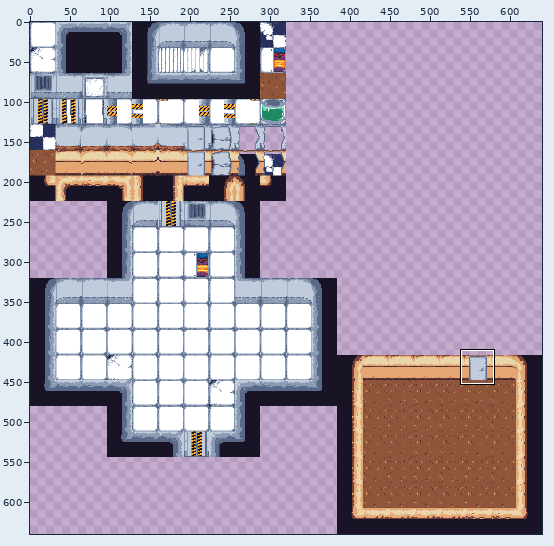
Pixel-art file: Assets/Textures/VFX/room test.aseprite. Above, an overview of the earlier version with the close-up marked.
Close-up. First the earlier version:
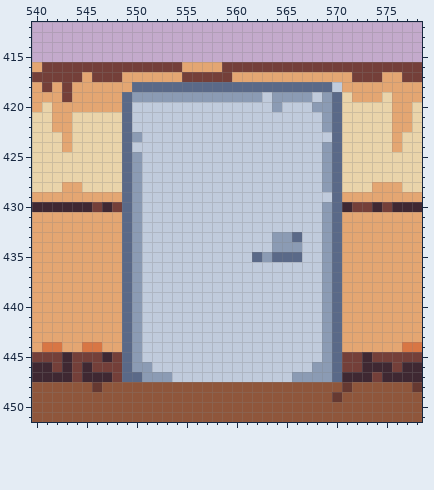
640x640 pixels, 1 frame. Shown: x 540..578, y 412..451. The commit also changed other parts of the picture, which this record leaves out.
Once edited:
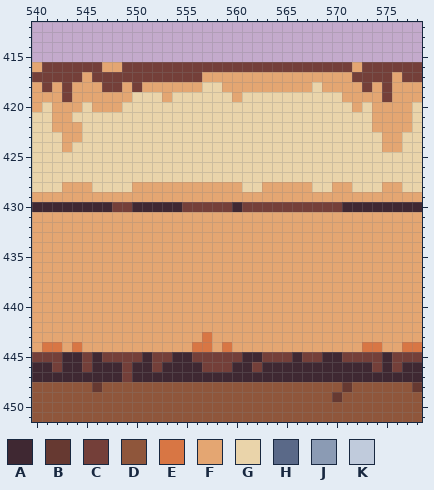
Palette (. is transparent): A #3f2832  B #663931  C #743f39  D #8f563b  E #d87644  F #e4a672  G #ead4aa  H #5a6988  J #8b9bb4  K #c0cbdc
Edits made:
Changed rows in their new state; - is an unchanged pixel.
first column x 544:
416 ---FF------CCCC-------------F---
417 -----CCCCCC--FFF---------------C
418 ---CC-CFFFFFFGGFFFFFFFFFGFF--C-C
419 -----FGGGFGGGGGGFGGGGGGGGGGF---C
420 -G---GGGGGGGGGGGGGGGGGGGGGG-F-FF
421 -----GGGGGGGGGGGGGGGGGGGGGG---FF
422 F----GGGGGGGGGGGGGGGGGGGGGG---FF
423 F----GGGGGGGGGGGGGGGGGGGGGG----F
424 -----GGGGGGGGGGGGGGGGGGGGGG----F
425 -----GGGGGGGGGGGGGGGGGGGGGG-----
426 -----GGGGGGGGGGGGGGGGGGGGGG-----
427 -----GGGGGGGGGGGGGGGGGGGGGG-----
428 -F---GFFFFFFFFFFFGGFFFFFGGFF--G-
429 -----FFFFFFFFFFFFFFFFFFFFFF-----
430 --A--CAAAAACCCCCACCCCCCCCCC-AA-A
431 -----FFFFFFFFFFFFFFFFFFFFFF-----
432 -----FFFFFFFFFFFFFFFFFFFFFF-----
433 -----FFFFFFFFFFFFFFFFFFFFFF-----
434 -----FFFFFFFFFFFFFFFFFFFFFF-----
435 -----FFFFFFFFFFFFFFFFFFFFFF-----
436 -----FFFFFFFFFFFFFFFFFFFFFF-----
437 -----FFFFFFFFFFFFFFFFFFFFFF-----
438 -----FFFFFFFFFFFFFFFFFFFFFF-----
439 -----FFFFFFFFFFFFFFFFFFFFFF-----
440 -----FFFFFFFFFFFFFFFFFFFFFF-----
441 -----FFFFFFFFFFFFFFFFFFFFFF-----
442 -----FFFFFFFFFFFFFFFFFFFFFF-----
443 -----FFFFFFFFEFFFFFFFFFFFFF-----
444 EFF--FFFFFFFEEFEFFFFFFFFFFF--EE-
445 A-AC-CCACCAACCCCCAACCCACCAA--C-A
446 ACAAACAACAAAACCCAACAAAAAAAAAA-C-
447 A---ACAAAAAAAAAAAAAAAAAAAAA---A-
Changed places in both close-ups, as pixel boxes (x1, y1, x2, y2):
changed: (72, 62, 392, 382)
